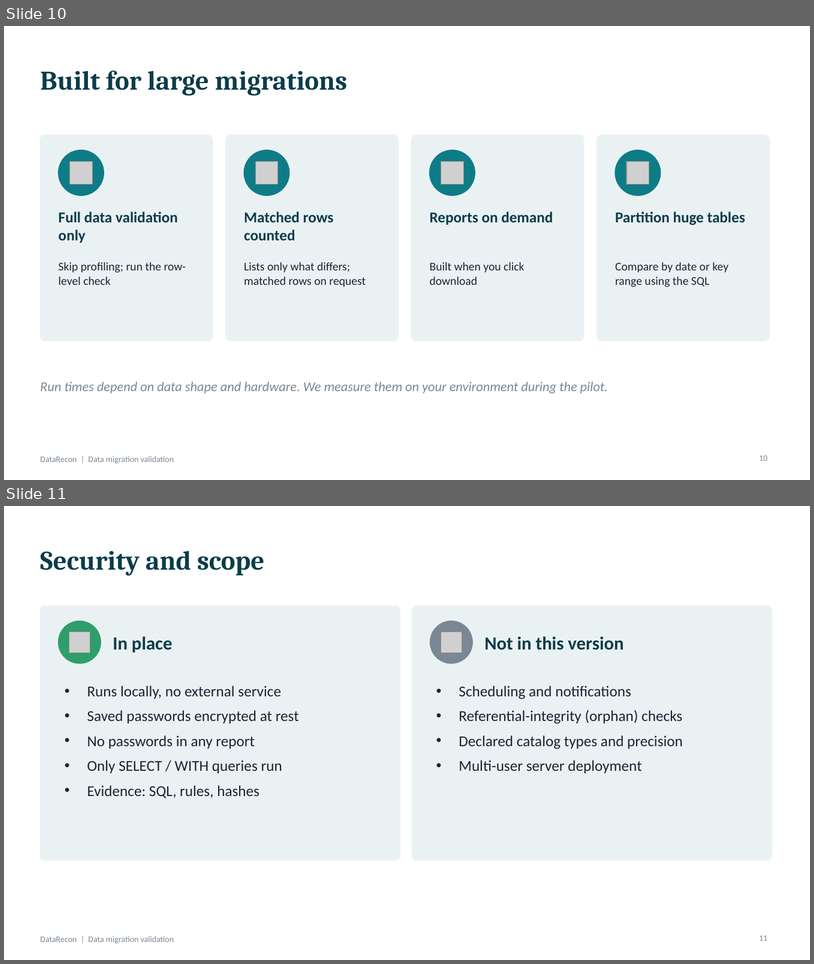
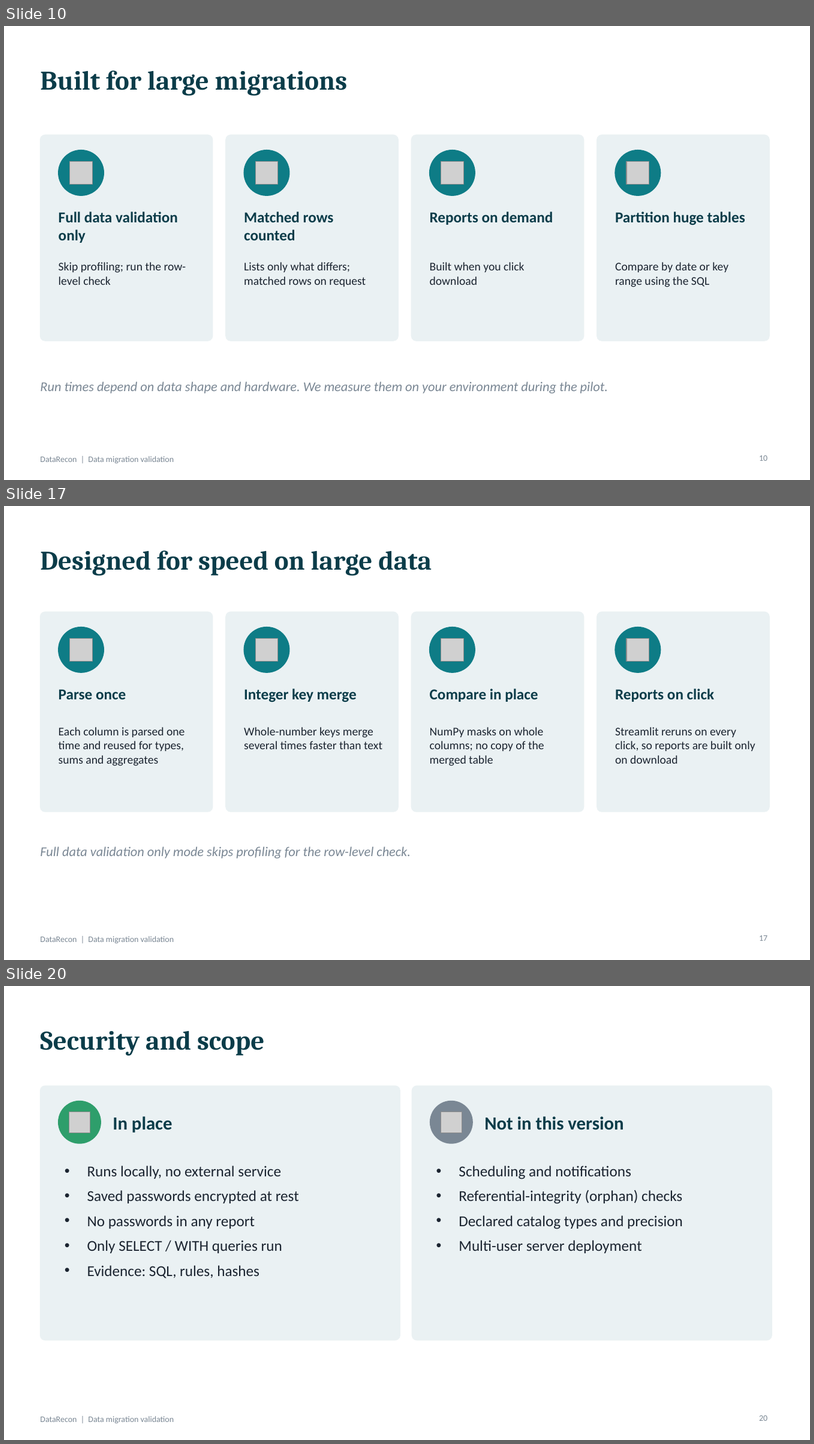
Before and after one commit to mkchandrueee/terraform-project, a slide deck: docs/DataRecon_Client_Presentation.pptx. Shown one above the other, each under a label of ours: slides 10 and 11 before the commit, slides 10, 17 and 20 after it; the slides between them are not shown. The pictures are 814x964 and 814x1444 pixels, drawn with LibreOffice and Linux fonts; fonts in the diff are those of the drawing; grey boxes stand for pictures. Boxes give left, top, right and bottom in pixels: in the first picture for what was removed or moved away, otherwise in the second. Text is boxed around its words. In the diff, an @@ line names an element or a change of style, - is before the commit and + after.

```diff
--- a/docs/DataRecon_Client_Presentation.pptx
+++ b/docs/DataRecon_Client_Presentation.pptx
@@ slide 17 added at [4, 506, 810, 960], background #FFFFFF; not listed: 1 template element that a slide beside it also shows @@
@@ title added at [40, 550, 432, 576], 32 pt, text #0B3C49, bold @@
+Designed for speed on large data
@@ rounded rectangle added at [40, 612, 213, 811], fill #EAF1F3, outline #EAF1F3 1 pt @@
@@ rounded rectangle added at [226, 612, 398, 811], fill #EAF1F3, outline #EAF1F3 1 pt @@
@@ rounded rectangle added at [412, 612, 584, 811], fill #EAF1F3, outline #EAF1F3 1 pt @@
@@ rounded rectangle added at [597, 612, 770, 811], fill #EAF1F3, outline #EAF1F3 1 pt @@
@@ ellipse added at [59, 627, 104, 672], fill #0E7C86, outline #0E7C86 1 pt @@
@@ ellipse added at [244, 627, 290, 672], fill #0E7C86, outline #0E7C86 1 pt @@
@@ ellipse added at [430, 627, 475, 672], fill #0E7C86, outline #0E7C86 1 pt @@
@@ ellipse added at [615, 627, 661, 672], fill #0E7C86, outline #0E7C86 1 pt @@
@@ picture added at [70, 639, 93, 661] @@
@@ picture added at [255, 639, 279, 661] @@
@@ picture added at [441, 639, 464, 661] @@
@@ picture added at [627, 639, 650, 661] @@
@@ text added at [59, 689, 126, 699], 18 pt, text #0B3C49, bold @@
+Parse once
@@ text added at [244, 688, 357, 702], 18 pt, text #0B3C49, bold @@
+Integer key merge
@@ text added at [430, 688, 538, 702], 18 pt, text #0B3C49, bold @@
+Compare in place
@@ text added at [615, 688, 714, 702], 18 pt, text #0B3C49, bold @@
+Reports on click
@@ text added at [59, 727, 185, 766], 14 pt, text #1B2430 @@
+Each column is parsed one time and reused for types, sums and aggregates
@@ text added at [244, 727, 383, 749], 14 pt, text #1B2430 @@
+Whole-number keys merge several times faster than text
@@ text added at [430, 727, 545, 766], 14 pt, text #1B2430 @@
+NumPy masks on whole columns; no copy of the merged table
@@ text added at [615, 727, 756, 763], 14 pt, text #1B2430 @@
+Streamlit reruns on every click, so reports are built only on download
@@ text added at [40, 846, 411, 858], 16 pt, text #7A8794, italic @@
+Full data validation only mode skips profiling for the row-level check.
@@ page number added at [759, 935, 768, 940], 10 pt, text #7A8794 @@
+17
@@ what was slide 11 is now slide 20 @@
@@ page number at [759, 1415, 768, 1420]: text changed @@
-11
+20
```
Also in this commit, not shown: 8 other slides added.
